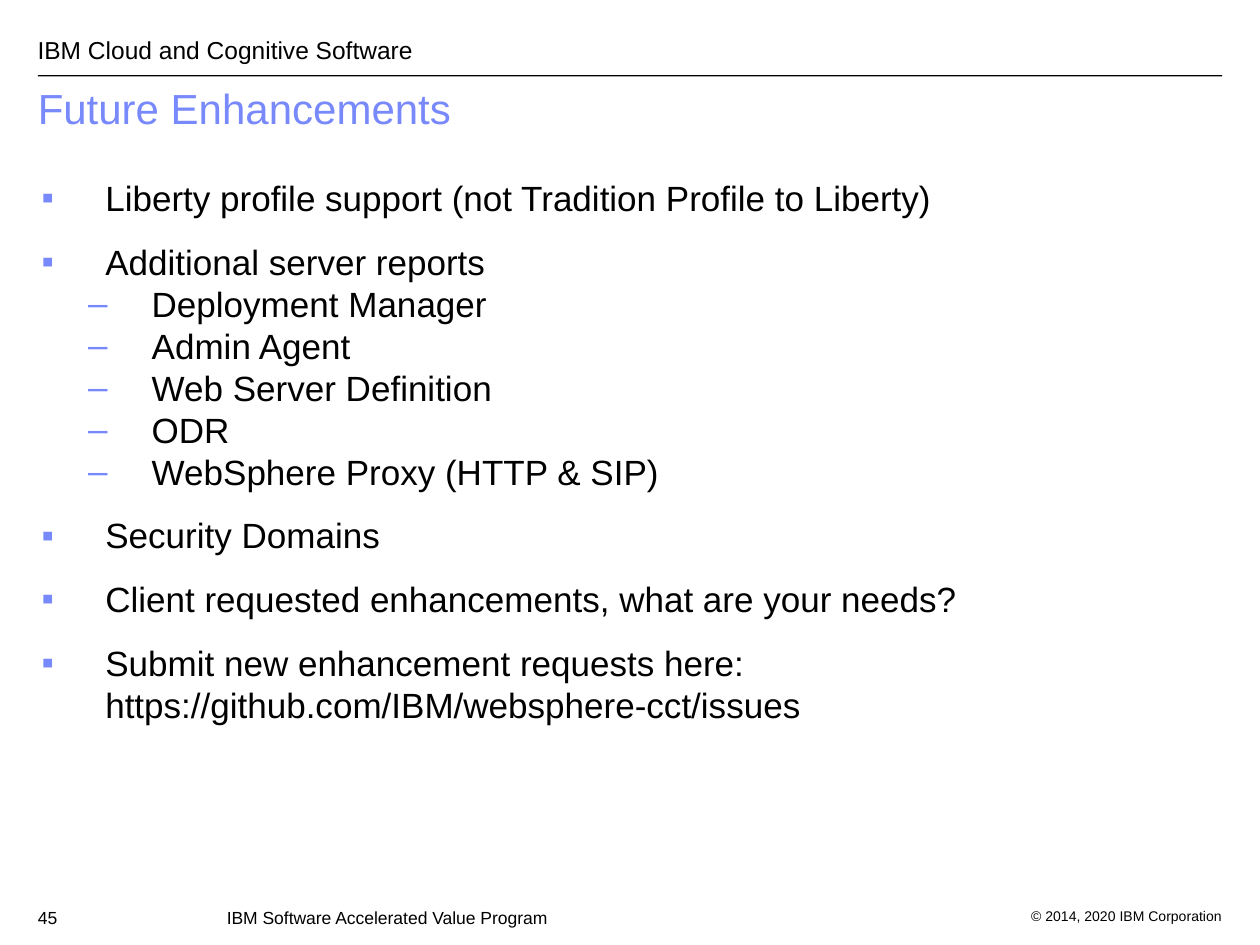
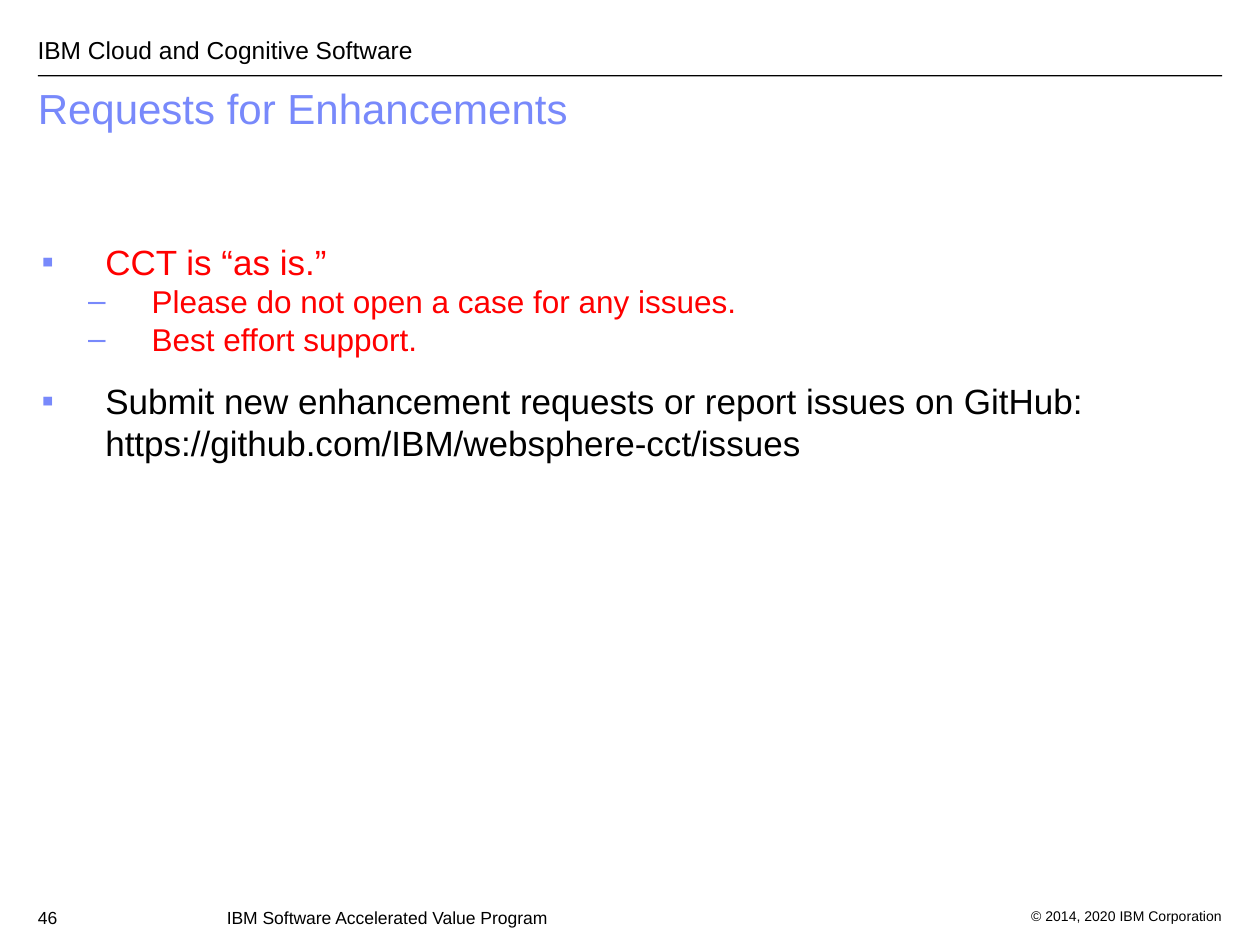
Before and after one commit to IBM/websphere-cct, a slide deck: slide 46 of WASConfigurationComparisonTool.ppt (slide 45 before the commit). Drawn at 1260x945 pixels with LibreOffice and Linux fonts; fonts in the diff are those of the drawing; background and template pictures are left out. Boxes give left, top, right and bottom in pixels: in the first picture for what was removed or moved away, otherwise in the second. Text is boxed around its words. In the diff, an @@ line names an element or a change of style, - is before the commit and + after.

```diff
--- a/WASConfigurationComparisonTool.ppt
+++ b/WASConfigurationComparisonTool.ppt
@@ title at [38,93,567,132]: text changed @@
-Future Enhancements
+Requests for Enhancements
@@ text at [105,249,1083,463]: text changed @@
-▪ Liberty profile support (not Tradition Profile to Liberty)
-▪ Additional server reports
-  – Deployment Manager
-  – Admin Agent
-  – Web Server Definition
-  – ODR
-  – WebSphere Proxy (HTTP & SIP)
-▪ Security Domains
-▪ Client requested enhancements, what are your needs?
-▪ Submit new enhancement requests here:
-  https://github.com/IBM/websphere-cct/issues
+▪ CCT is “as is.”
+  – Please do not open a case for any issues.
+  – Best effort support.
+▪ Submit new enhancement requests or report issues on GitHub:
+  https://github.com/IBM/websphere-cct/issues
@@ page number at [38,911,57,924]: text changed @@
-45
+46
```
Also in this commit, not shown: 4 other slides changed, 1 slide added, 1 other file.
